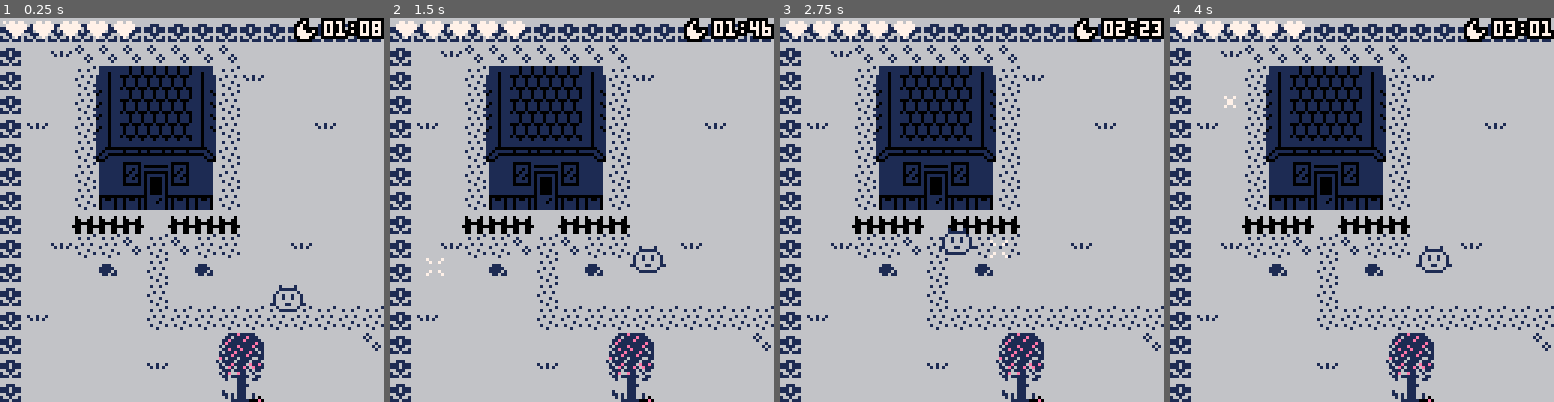
Above: before the commit, frames 1-4 (left to right).
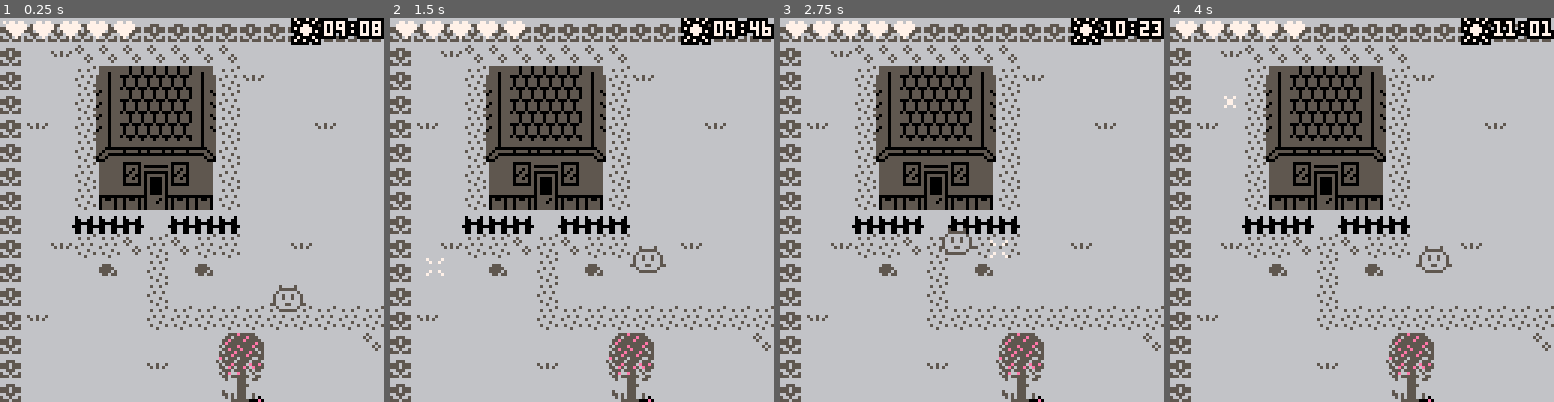
Above: after the commit, the same moments.

Repository: Lyatus/ld43
Game: PICO-8 cartridge ld43.p8
The game is run twice, just before and just after one commit, with the same random seed, the same clock (stepped at 60 frames per second) and the same inputs.
Inputs (mouse positions are in pixels of both pictures, inside the frame that each line leads up to):
- Up to frame 1 (0.25 s): no input
- Up to frame 2 (1.5 s): click (670, 121) at 0.67 s; tap O (Z key) at 0.7 s; click (436, 267) at 1.22 s
- Up to frame 3 (2.75 s): hold Right 1.6-2.1 s; tap O (Z key) at 1.7, 2.1, 2.5 s; click (887, 114) at 1.77 s; hold Up 2.15-2.42 s; click (952, 259) at 2.32 s; hold Right from 2.47 s (still down)
- Up to frame 4 (4 s): click (1404, 106) at 2.87 s; tap O (Z key) at 2.9, 3.3, 3.7 s; release Right at 3.03 s; hold Left 3.08-3.58 s; click (1465, 256) at 3.42 s; hold Down 3.63-3.97 s; click (1231, 102) at 3.97 s

The runs differ from the first frame. In frame 1, 17% of the frame differs, in the area x 0-100%, y 0-100%; in frame 2, 17%; in frame 3, 17%; in frame 4, 17%.

Commit message:
Start game in the morning

Diff:
--- a/ld43.p8
+++ b/ld43.p8
@@ -315,8 +315,9 @@
 
 -- cycle
 
+cyc_min_per_frame = 1
 function cyc_init()
-	cyc_frame = 0
+	cyc_frame = (60*8) * cyc_min_per_frame
 end
 function cyc_update()
 	cyc_frame += 1
@@ -343,7 +344,7 @@
 		pal(5,5,1)
 	end
 end
-function cyc_minute() return cyc_frame end
+function cyc_minute() return cyc_frame * cyc_min_per_frame end
 function cyc_hour() return cyc_minute() / 60 end
 function cyc_day() return cyc_hour() / 24 end
 function cyc_is_day() return abs(cyc_hour() % 24 - 12) < 8 end
